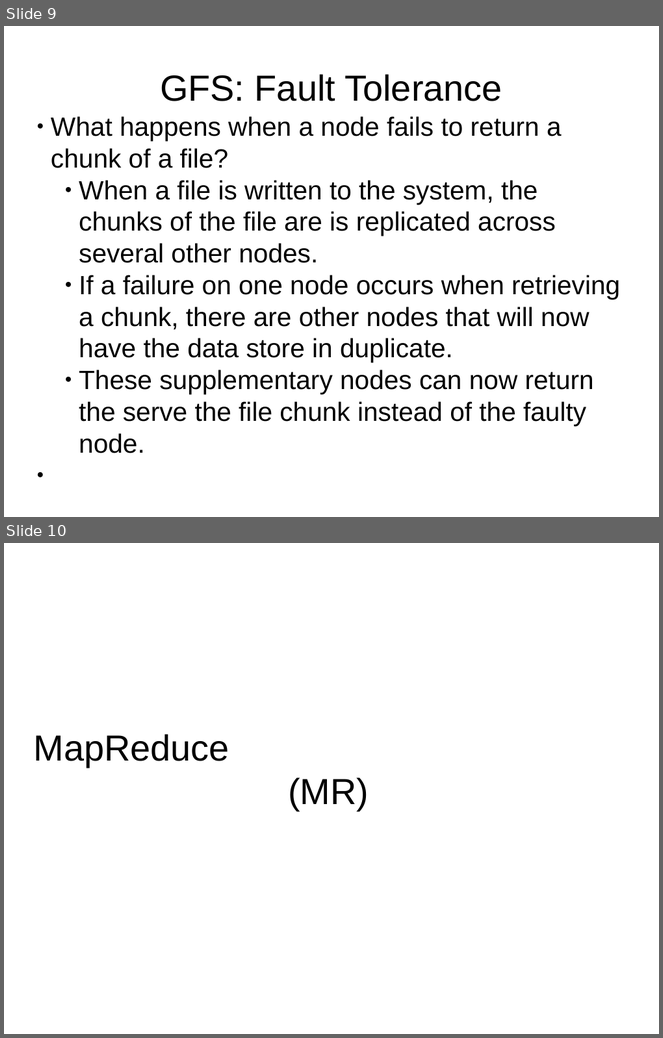
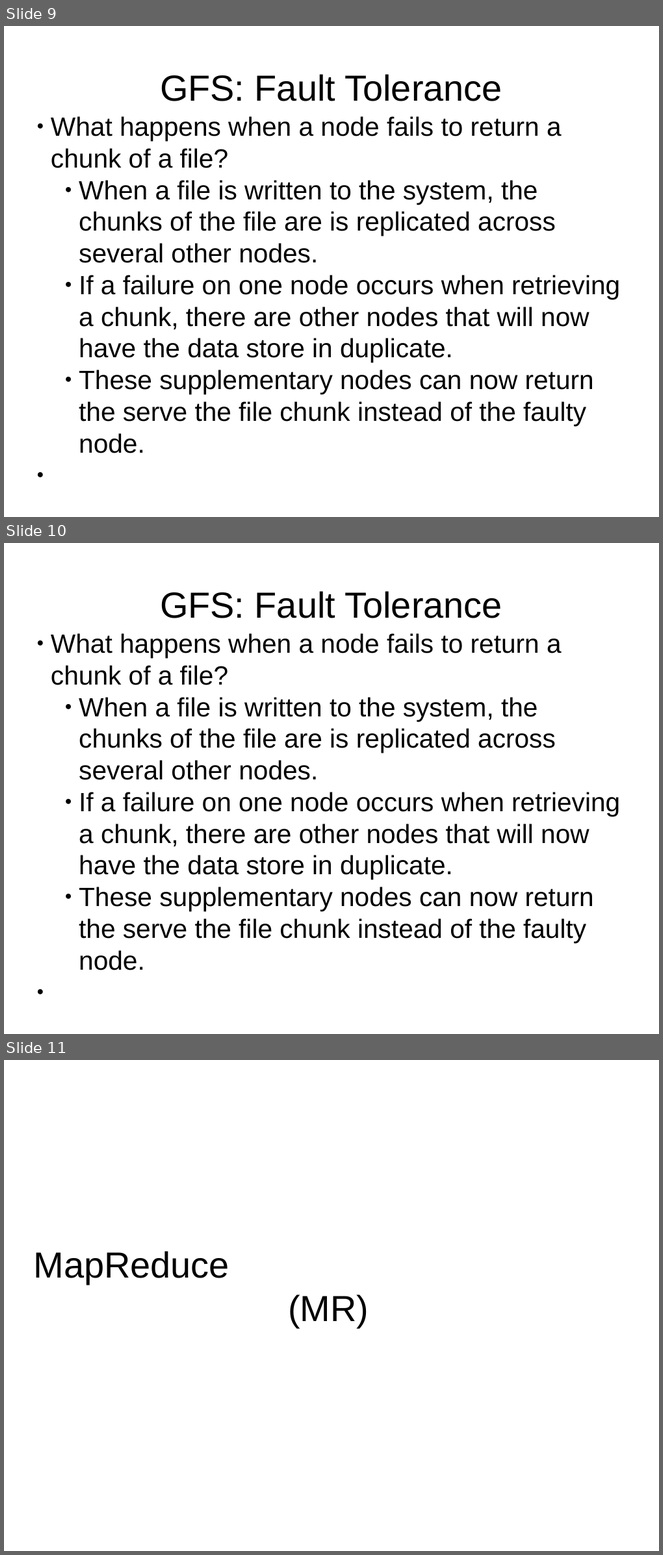
Before and after one commit to twcannon/MSDataSci, a slide deck: CSIS604/projects/assignment_4/assignment_4_ppt.pptx. Shown one above the other, each under a label of ours: slides 9 and 10 before the commit, slides 9, 10 and 11 after it. The pictures are 663x1038 and 663x1555 pixels, drawn with LibreOffice and Linux fonts; fonts in the diff are those of the drawing. Boxes give left, top, right and bottom in pixels: in the first picture for what was removed or moved away, otherwise in the second. Text is boxed around its words. In the diff, an @@ line names an element or a change of style, - is before the commit and + after.

```diff
--- a/CSIS604/projects/assignment_4/assignment_4_ppt.pptx
+++ b/CSIS604/projects/assignment_4/assignment_4_ppt.pptx
@@ slide 10 added at [4,543,659,1034], background #FFFFFF @@
@@ text added at [160,591,503,618], 44 pt, text #000000 @@
+GFS: Fault Tolerance
@@ text added at [51,633,620,971], 32 pt, text #000000 @@
+● What happens when a node fails to return a chunk of a file?
+    ● When a file is written to the system, the chunks of the file are is replicated across several other nodes.
+    ● If a failure on one node occurs when retrieving a chunk, there are other nodes that will now have the data store in duplicate.
+    ● These supplementary nodes can now return the serve the file chunk instead of the faulty node.
@@ what was slide 10 is now slide 11 @@
```
Also in this commit, not shown: 2 other slides added, 1 slide removed.
